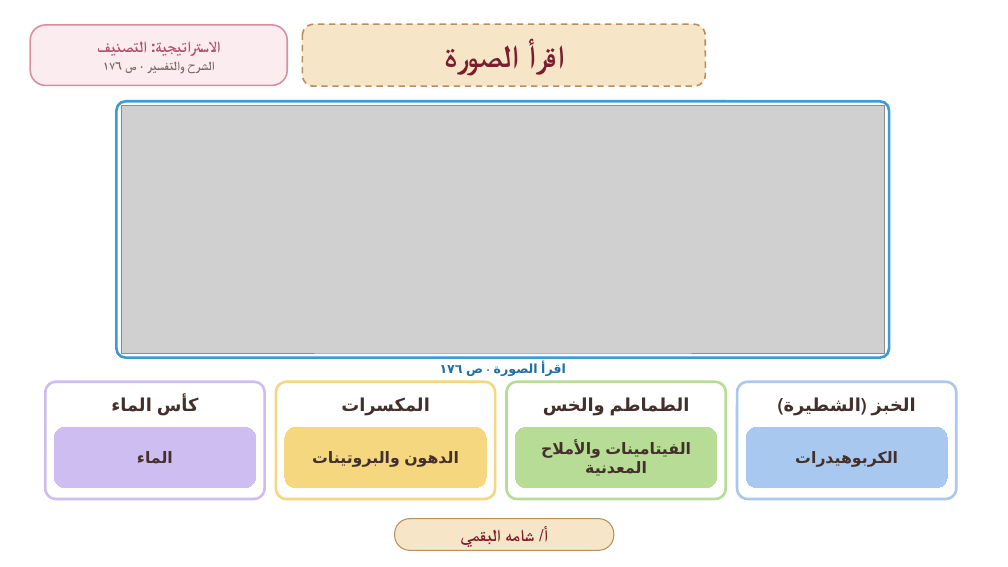
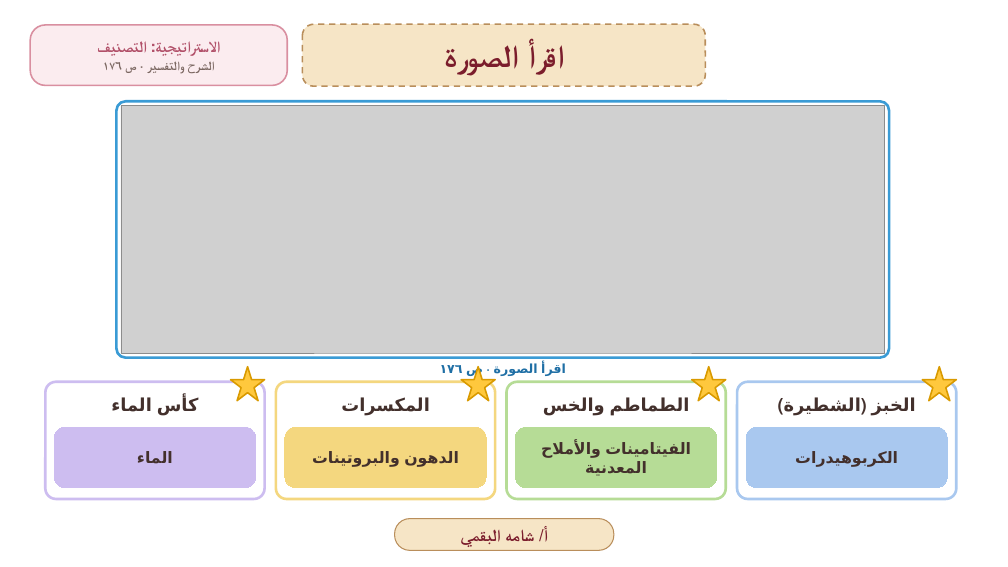
Before and after one commit to ShamahScience/Scienceshamah, a slide deck: slide 15 of integrated-lessons/nutrition-health/درس-التغذية-والصحة.pptx. Drawn at 1008x567 pixels with LibreOffice and Linux fonts; fonts in the diff are those of the drawing; grey boxes stand for pictures; background and template pictures are left out. Boxes give left, top, right and bottom in pixels: in the first picture for what was removed or moved away, otherwise in the second. Text is boxed around its words. In the diff, an @@ line names an element or a change of style, - is before the commit and + after.

```diff
--- a/integrated-lessons/nutrition-health/درس-التغذية-والصحة.pptx
+++ b/integrated-lessons/nutrition-health/درس-التغذية-والصحة.pptx
@@ star added at [231,367,265,401], fill #FFC83D, outline #D99A00 1.5 pt @@
@@ star added at [461,367,495,401], fill #FFC83D, outline #D99A00 1.5 pt @@
@@ star added at [692,367,726,401], fill #FFC83D, outline #D99A00 1.5 pt @@
@@ star added at [923,367,957,401], fill #FFC83D, outline #D99A00 1.5 pt @@
```
Also in this commit, not shown: 21 other slides changed, 1 other file.
